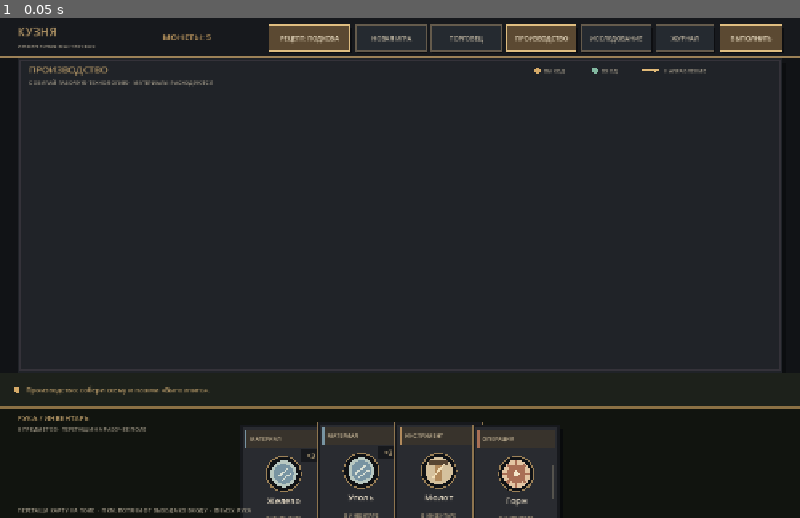
Above: before the commit, frame 1.
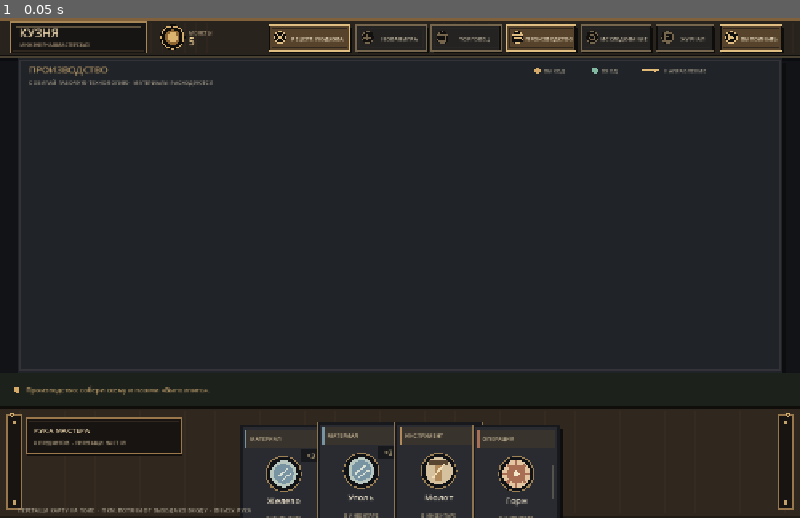
Above: after the commit, the same moment.

Repository: Blyaprint/new-1-bit-kuznya
Game: Godot game, scene res://scenes/board_prototype.tscn
The game is run twice, just before and just after one commit, with the same random seed, the same clock (stepped at 60 frames per second) and the same inputs.
Inputs:
- Up to frame 1 (0.05 s): no input

The runs differ from the first frame. In frame 1, 15% of the frame differs, in the area x 0-100%, y 0-100%.

Commit message:
Upgrade hand tray and top HUD to premium RPG UI

Diff:
--- a/scripts/board_prototype.gd
+++ b/scripts/board_prototype.gd
@@ -968,12 +968,7 @@
 func _draw() -> void:
 	draw_rect(Rect2(Vector2.ZERO, size), BG)
 	_draw_workshop_background()
-	draw_rect(Rect2(0, 0, size.x, HEADER_HEIGHT), Color("#17191d"))
-	draw_rect(Rect2(0, HEADER_HEIGHT - 3, size.x, 3), Color("#806744"))
-	draw_line(Vector2(0, HEADER_HEIGHT - 1), Vector2(size.x, HEADER_HEIGHT - 1), Color("#d0b17b", 0.35), 1.0)
-	draw_string(font, Vector2(28, 29), "КУЗНЯ", HORIZONTAL_ALIGNMENT_LEFT, -1, 19, CARD_BORDER)
-	draw_string(font, Vector2(28, 49), "ИНЖЕНЕРНАЯ МАСТЕРСКАЯ", HORIZONTAL_ALIGNMENT_LEFT, -1, 9, MUTED)
-	draw_string(font, Vector2(260, 36), "МОНЕТЫ: %d" % money, HORIZONTAL_ALIGNMENT_LEFT, 150, 14, ACCENT)
+	_draw_top_bar()
 	_draw_header_button(_recipe_button_rect(), "РЕЦЕПТ: %s" % selected_recipe.to_upper(), true)
 	_draw_header_button(_new_game_button_rect(), "НОВАЯ ИГРА", false)
 	_draw_header_button(_market_button_rect(), "ТОРГОВЕЦ", market_open)
@@ -1058,14 +1053,75 @@
 	draw_string(font, Vector2(x + 202, y + 4), "НАПРАВЛЕНИЕ", HORIZONTAL_ALIGNMENT_LEFT, -1, 9, MUTED)
 
 
+func _draw_top_bar() -> void:
+	var bar := Rect2(0.0, 0.0, size.x, HEADER_HEIGHT)
+	draw_rect(Rect2(bar.position + Vector2(0, 5), bar.size), Color("#08090b", 0.65))
+	draw_rect(bar, Color("#211b16"))
+	draw_rect(Rect2(0, 0, size.x, 5), Color("#80613b"))
+	draw_rect(Rect2(0, 5, size.x, HEADER_HEIGHT - 10), Color("#29231d"))
+	for x in range(8, int(size.x), 18):
+		draw_line(Vector2(x, 8), Vector2(x, HEADER_HEIGHT - 8), Color("#a98758", 0.045), 1.0)
+	draw_rect(Rect2(16, 7, 218, 49), Color("#171513"))
+	draw_rect(Rect2(16, 7, 218, 49), Color("#a88756"), false, 1.5)
+	draw_rect(Rect2(20, 11, 210, 41), Color("#30271e"), false, 1.0)
+	draw_line(Vector2(25, 14), Vector2(225, 14), Color("#e4c38e", 0.35), 1.0)
+	draw_string(font, Vector2(31, 31), "КУЗНЯ", HORIZONTAL_ALIGNMENT_LEFT, 190, 19, Color("#f0d9b0"))
+	draw_string(font, Vector2(32, 46), "ИНЖЕНЕРНАЯ МАСТЕРСКАЯ", HORIZONTAL_ALIGNMENT_LEFT, 190, 8, Color("#b7a184"))
+	# Coin purse medallion and readable balance.
+	draw_circle(Vector2(276, 31), 20, Color("#100e0b"))
+	draw_arc(Vector2(276, 31), 18, 0.0, TAU, 48, Color("#d4ad6c"), 2.0)
+	draw_circle(Vector2(276, 31), 12, Color("#8b642f"))
+	draw_circle(Vector2(276, 31), 8, Color("#d9b36f"))
+	draw_string(font, Vector2(302, 27), "МОНЕТЫ", HORIZONTAL_ALIGNMENT_LEFT, 90, 8, Color("#bca786"))
+	draw_string(font, Vector2(302, 44), "%d" % money, HORIZONTAL_ALIGNMENT_LEFT, 90, 16, Color("#f0d39a"))
+	draw_rect(Rect2(0, HEADER_HEIGHT - 4, size.x, 4), Color("#100e0c"))
+	draw_line(Vector2(0, HEADER_HEIGHT - 3), Vector2(size.x, HEADER_HEIGHT - 3), Color("#d2ae72"), 1.0)
+	draw_line(Vector2(0, HEADER_HEIGHT - 1), Vector2(size.x, HEADER_HEIGHT - 1), Color("#f2d9a0", 0.25), 1.0)
+
+
 func _draw_header_button(rect: Rect2, label: String, active: bool) -> void:
-	var fill := Color("#5b4932") if active else Color("#252a30")
-	var edge := Color("#dfbd80") if active else Color("#655b4c")
-	draw_rect(Rect2(rect.position + Vector2(2, 3), rect.size), Color("#090a0c", 0.72))
-	draw_rect(rect, fill)
+	var fill := Color("#57432b") if active else Color("#242321")
+	var edge := Color("#e0bd80") if active else Color("#77664e")
+	draw_rect(Rect2(rect.position + Vector2(3, 4), rect.size), Color("#070809", 0.82))
+	draw_rect(rect, Color("#0e0d0b"))
+	draw_rect(Rect2(rect.position + Vector2(2, 2), rect.size - Vector2(4, 4)), fill)
+	draw_rect(Rect2(rect.position + Vector2(5, 5), rect.size - Vector2(10, 10)), Color("#30271e") if active else Color("#292725"), false, 1.0)
 	draw_rect(rect, edge, false, 1.5)
-	draw_line(rect.position + Vector2(5, 3), rect.position + Vector2(rect.size.x - 5, 3), Color("#f1d6a5", 0.38), 1.0)
-	draw_string(font, rect.position + Vector2(8, 25), label, HORIZONTAL_ALIGNMENT_CENTER, rect.size.x - 16, 10, Color("#f2e5ca") if active else Color("#c8bda8"))
+	draw_line(rect.position + Vector2(7, 3), rect.position + Vector2(rect.size.x - 7, 3), Color("#f4d8a5", 0.48), 1.0)
+	draw_line(rect.position + Vector2(7, rect.size.y - 4), rect.position + Vector2(rect.size.x - 7, rect.size.y - 4), Color("#090807", 0.7), 1.0)
+	_draw_header_icon(Rect2(rect.position + Vector2(7, 8), Vector2(22, 22)), label, edge)
+	draw_string(font, rect.position + Vector2(30, 25), label, HORIZONTAL_ALIGNMENT_CENTER, rect.size.x - 34, 9, Color("#f2e5ca") if active else Color("#c8bda8"))
+
+
+func _draw_header_icon(rect: Rect2, label: String, tint: Color) -> void:
+	var c := rect.position + rect.size * 0.5
+	draw_circle(c, 10, Color("#11100e"))
+	draw_arc(c, 9, 0.0, TAU, 32, tint, 1.2)
+	if label.begins_with("РЕЦЕПТ"):
+		draw_line(c + Vector2(-5, -5), c + Vector2(5, 5), tint, 2.0)
+		draw_line(c + Vector2(5, -5), c + Vector2(-5, 5), tint, 2.0)
+		draw_line(c + Vector2(-6, 0), c + Vector2(6, 0), tint, 1.5)
+	elif label == "НОВАЯ ИГРА":
+		draw_line(c + Vector2(-6, 0), c + Vector2(6, 0), tint, 2.0)
+		draw_line(c + Vector2(0, -6), c + Vector2(0, 6), tint, 2.0)
+	elif label == "ТОРГОВЕЦ":
+		draw_line(c + Vector2(-6, -4), c + Vector2(6, -4), tint, 2.0)
+		draw_line(c + Vector2(-4, -4), c + Vector2(-4, 6), tint, 2.0)
+		draw_line(c + Vector2(4, -4), c + Vector2(4, 6), tint, 2.0)
+		draw_line(c + Vector2(-7, 6), c + Vector2(7, 6), tint, 2.0)
+	elif label == "ПРОИЗВОДСТВО":
+		draw_line(c + Vector2(-6, -5), c + Vector2(6, -5), tint, 2.0)
+		draw_line(c + Vector2(-6, 0), c + Vector2(6, 0), tint, 2.0)
+		draw_line(c + Vector2(-6, 5), c + Vector2(6, 5), tint, 2.0)
+	elif label == "ИССЛЕДОВАНИЕ":
+		draw_circle(c, 4, tint, false, 1.8)
+		draw_line(c + Vector2(3, 3), c + Vector2(7, 7), tint, 2.0)
+	elif label == "ЖУРНАЛ":
+		draw_rect(Rect2(c + Vector2(-5, -6), Vector2(10, 12)), tint, false, 1.5)
+		draw_line(c + Vector2(-3, -2), c + Vector2(3, -2), tint, 1.0)
+		draw_line(c + Vector2(-3, 2), c + Vector2(3, 2), tint, 1.0)
+	else:
+		draw_colored_polygon(PackedVector2Array([c + Vector2(-6, -5), c + Vector2(7, 0), c + Vector2(-6, 5)]), tint)
 
 
 func _draw_links() -> void:
@@ -1102,13 +1158,36 @@
 
 func _draw_hand() -> void:
 	var hand_area := _hand_rect()
-	draw_rect(hand_area, Color("#11140f"))
-	draw_rect(Rect2(0, hand_area.position.y, size.x, 3.0), Color("#8b7044"))
-	draw_string(font, Vector2(28, size.y - HAND_HEIGHT + 22), "РУКА / ИНВЕНТАРЬ", HORIZONTAL_ALIGNMENT_LEFT, -1, 12, CARD_BORDER)
+	draw_rect(Rect2(hand_area.position + Vector2(0, 6), hand_area.size), Color("#08090b", 0.8))
+	draw_rect(hand_area, Color("#211b15"))
+	draw_rect(Rect2(0, hand_area.position.y + 3, size.x, hand_area.size.y - 6), Color("#30271e"))
+	for x in range(8, int(size.x), 24):
+		draw_line(Vector2(x, hand_area.position.y + 8), Vector2(x, hand_area.end.y - 8), Color("#c19a62", 0.035), 1.0)
+	draw_rect(Rect2(0, hand_area.position.y, size.x, 4), Color("#100e0b"))
+	draw_line(Vector2(0, hand_area.position.y + 4), Vector2(size.x, hand_area.position.y + 4), Color("#d0aa70"), 1.5)
+	draw_line(Vector2(0, hand_area.end.y - 5), Vector2(size.x, hand_area.end.y - 5), Color("#80613b"), 2.0)
+	# Riveted end plates frame the hand as a physical wooden card rack.
+	for side_x in [12.0, size.x - 34.0]:
+		draw_rect(Rect2(side_x, hand_area.position.y + 13, 22, hand_area.size.y - 27), Color("#171411"))
+		draw_rect(Rect2(side_x, hand_area.position.y + 13, 22, hand_area.size.y - 27), Color("#98774d"), false, 1.5)
+		for rivet_y in [hand_area.position.y + 24, hand_area.end.y - 24]:
+			draw_circle(Vector2(side_x + 11, rivet_y), 3.2, Color("#c4a06a"))
+			draw_circle(Vector2(side_x + 11, rivet_y), 1.2, Color("#59452d"))
+	# Left-side information plaque; cards stay centered and fully draggable.
+	var plaque := Rect2(42, hand_area.position.y + 19, 248, 56)
+	draw_rect(Rect2(plaque.position + Vector2(2, 3), plaque.size), Color("#090807", 0.75))
+	draw_rect(plaque, Color("#171411"))
+	draw_rect(plaque, Color("#9a784c"), false, 1.5)
+	draw_rect(Rect2(plaque.position + Vector2(4, 4), plaque.size - Vector2(8, 8)), Color("#30271f"), false, 1.0)
+	draw_string(font, plaque.position + Vector2(12, 23), "РУКА МАСТЕРА", HORIZONTAL_ALIGNMENT_LEFT, 220, 12, Color("#f0d9b0"))
 	var total_items := 0
 	for card in _hand_cards():
 		total_items += int(card.get("quantity", 1))
-	draw_string(font, Vector2(28, size.y - HAND_HEIGHT + 39), "%d ПРЕДМЕТОВ · ПЕРЕТАЩИ НА РАБОЧЕЕ ПОЛЕ" % total_items, HORIZONTAL_ALIGNMENT_LEFT, -1, 9, MUTED)
+	draw_string(font, plaque.position + Vector2(12, 42), "%d ПРЕДМЕТОВ  ·  ПЕРЕТАЩИ НА СТОЛ" % total_items, HORIZONTAL_ALIGNMENT_LEFT, 220, 8, Color("#c1ad8e"))
+	# Small decorative corner caps.
+	for corner in [Vector2(20, hand_area.position.y + 12), Vector2(size.x - 20, hand_area.position.y + 12)]:
+		draw_circle(corner, 4, Color("#d2ae72"))
+		draw_circle(corner, 1.5, Color("#4b3822"))
 	var hand := _hand_cards()
 	for i in range(hand.size()):
 		if int(hand[i].id) == drag_card_id:
